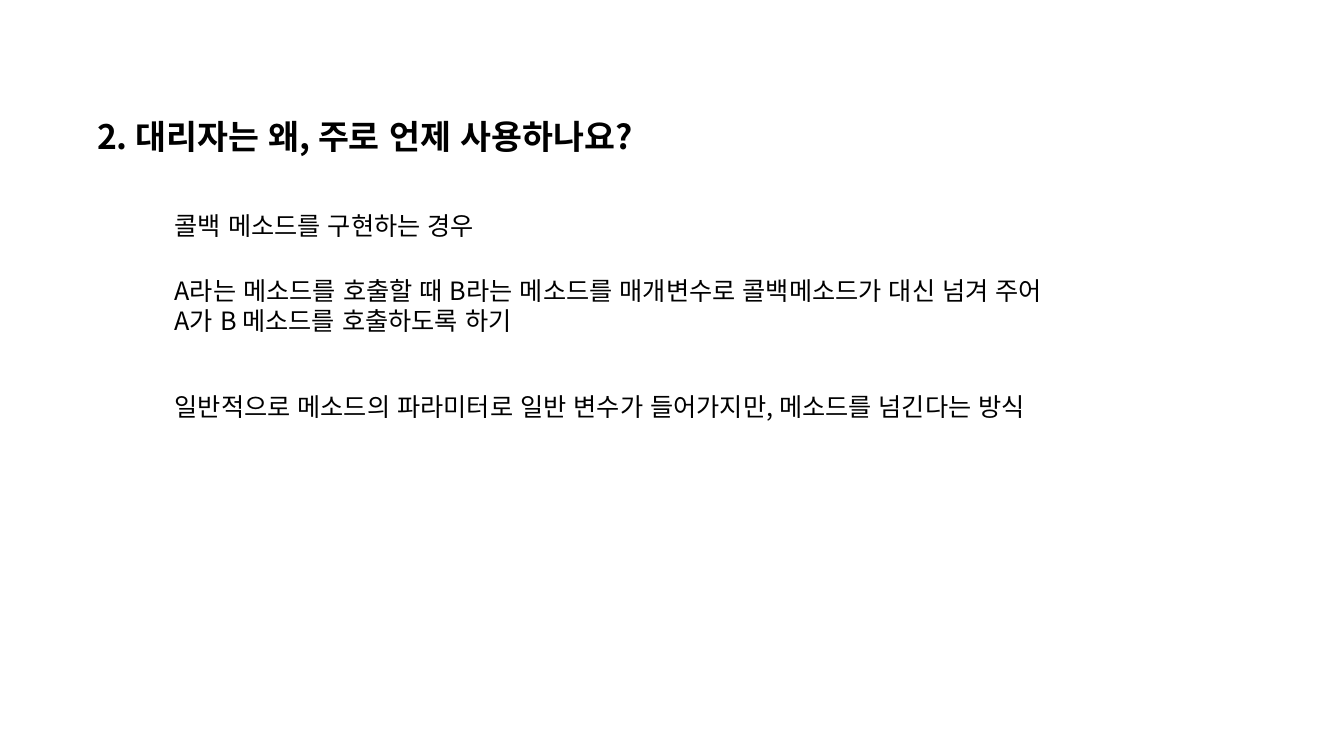
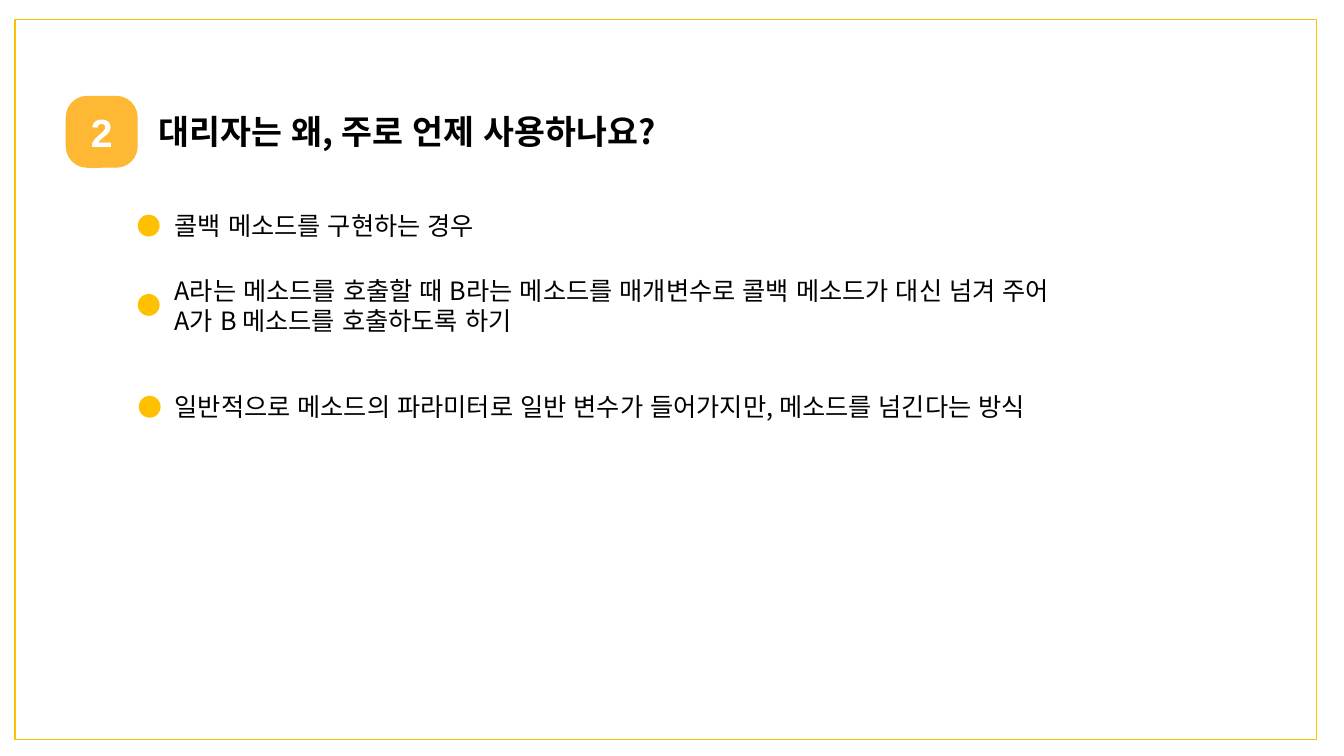
Before and after one commit to WooyongLee/TestApp-CsharpWpf, a slide deck: slide 5 of DelegateExample/DelegateEvent발표준비.pptx. Drawn at 1344x756 pixels with LibreOffice and Linux fonts; fonts in the diff are those of the drawing. Boxes give left, top, right and bottom in pixels: in the first picture for what was removed or moved away, otherwise in the second. Text is boxed around its words. In the diff, an @@ line names an element or a change of style, - is before the commit and + after.

```diff
--- a/DelegateExample/DelegateEvent발표준비.pptx
+++ b/DelegateExample/DelegateEvent발표준비.pptx
@@ rectangle added at bbox=[15, 19, 1317, 740], outline #FFC000 1 pt @@
@@ rounded rectangle added at bbox=[67, 97, 137, 167], fill #FEB834, outline #FEB834 1 pt, 28 pt, text #FFFFFF, bold @@
+2
@@ text at bbox=[159, 115, 656, 151]: text changed @@
-2. 대리자는 왜, 주로 언제 사용하나요?
+대리자는 왜, 주로 언제 사용하나요?
@@ ellipse added at bbox=[138, 215, 160, 237], fill #FFC000 @@
@@ ellipse added at bbox=[138, 294, 160, 317], fill #FFC000 @@
@@ text at bbox=[175, 279, 1049, 302]: spaces changed @@
-A라는 메소드를 호출할 때 B라는 메소드를 매개변수로 콜백메소드가 대신 넘겨 주어
+A라는 메소드를 호출할 때 B라는 메소드를 매개변수로 콜백 메소드가 대신 넘겨 주어
@@ ellipse added at bbox=[139, 396, 161, 418], fill #FFC000 @@
```
Also in this commit, not shown: 10 other slides changed.
